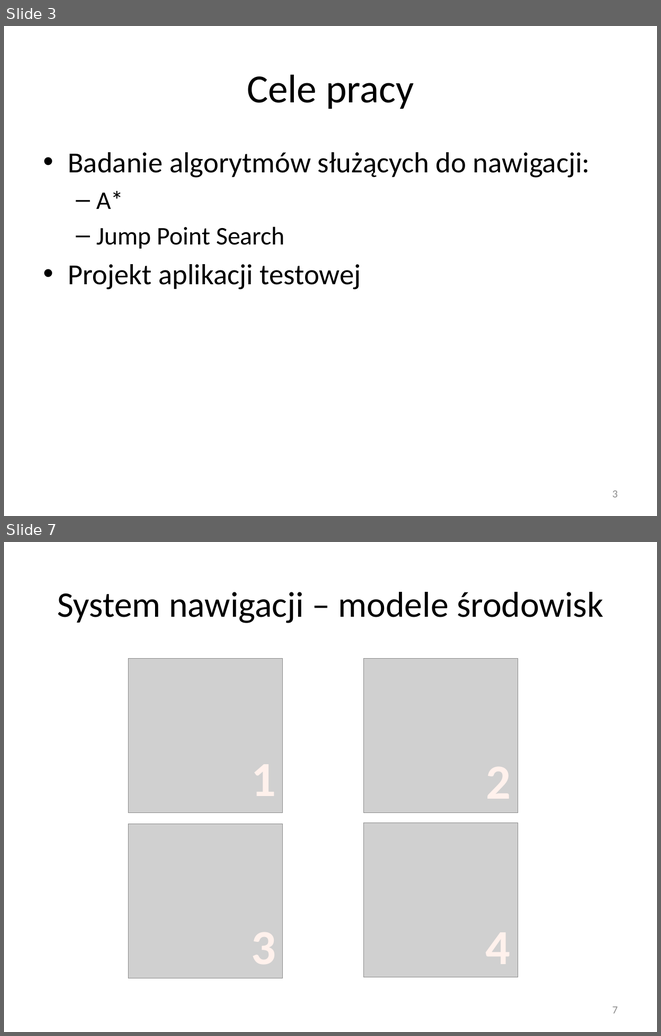
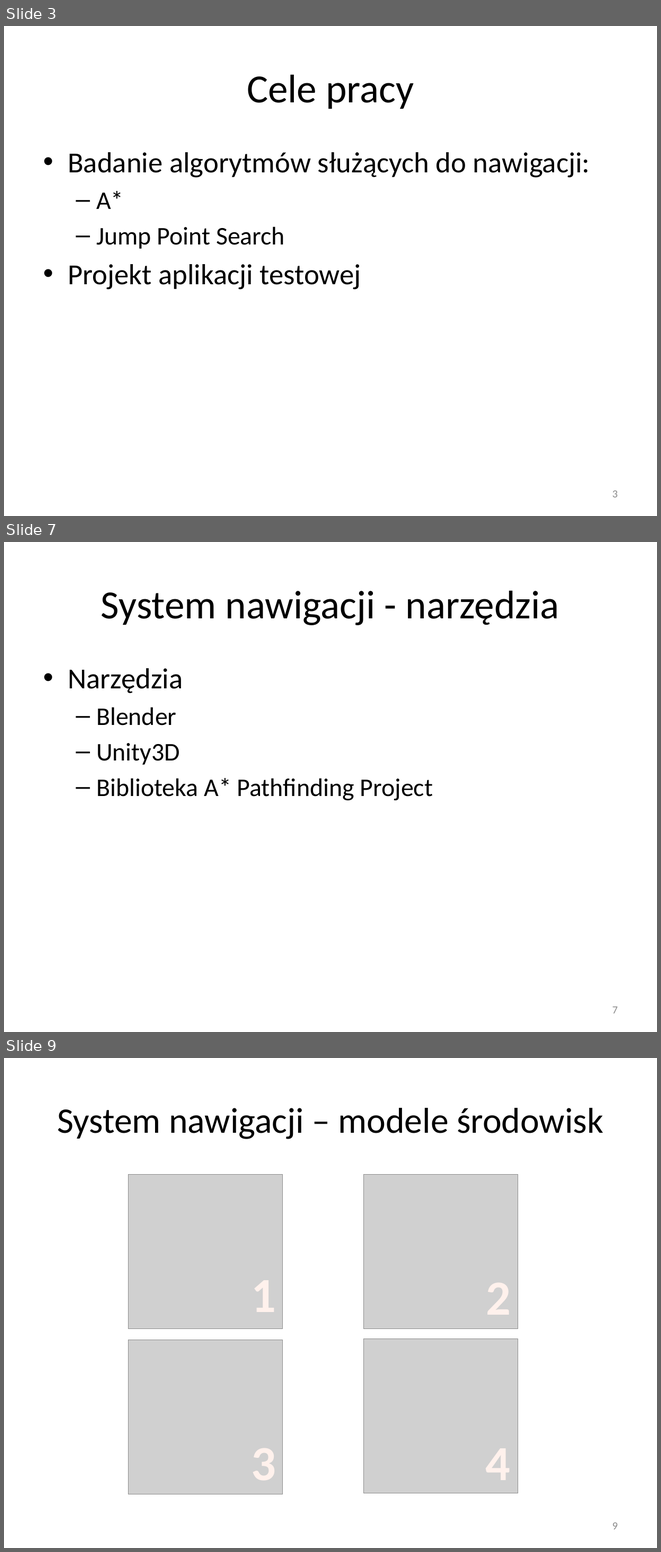
Before and after one commit to sskullgra/Character-Navigation, a slide deck: Nawigacja w grach komputerowych.pptx. Shown one above the other, each under a label of ours: slides 3 and 7 before the commit, slides 3, 7 and 9 after it; the slides between them are not shown. The pictures are 661x1036 and 661x1552 pixels, drawn with LibreOffice and Linux fonts; fonts in the diff are those of the drawing; grey boxes stand for pictures. Boxes give left, top, right and bottom in pixels: in the first picture for what was removed or moved away, otherwise in the second. Text is boxed around its words. In the diff, an @@ line names an element or a change of style, - is before the commit and + after.

```diff
--- a/Nawigacja w grach komputerowych.pptx
+++ b/Nawigacja w grach komputerowych.pptx
@@ slide 7 added at (x1=4, y1=542, x2=657, y2=1032), background #FFFFFF @@
@@ title added at (x1=101, y1=590, x2=559, y2=625), 44 pt, text #000000 @@
+System nawigacji - narzędzia
@@ text added at (x1=68, y1=668, x2=433, y2=801), 28 pt, text #000000 @@
+• Narzędzia
+  – Blender
+  – Unity3D
+  – Biblioteka A* Pathfinding Project
@@ page number added at (x1=612, y1=1006, x2=618, y2=1013), 12 pt, text #8C8C8C @@
+7
@@ what was slide 7 is now slide 9 @@
@@ page number at (x1=612, y1=1522, x2=618, y2=1529): text changed @@
-7
+9
```
Also in this commit, not shown: 3 slides changed, 1 other slide added.
